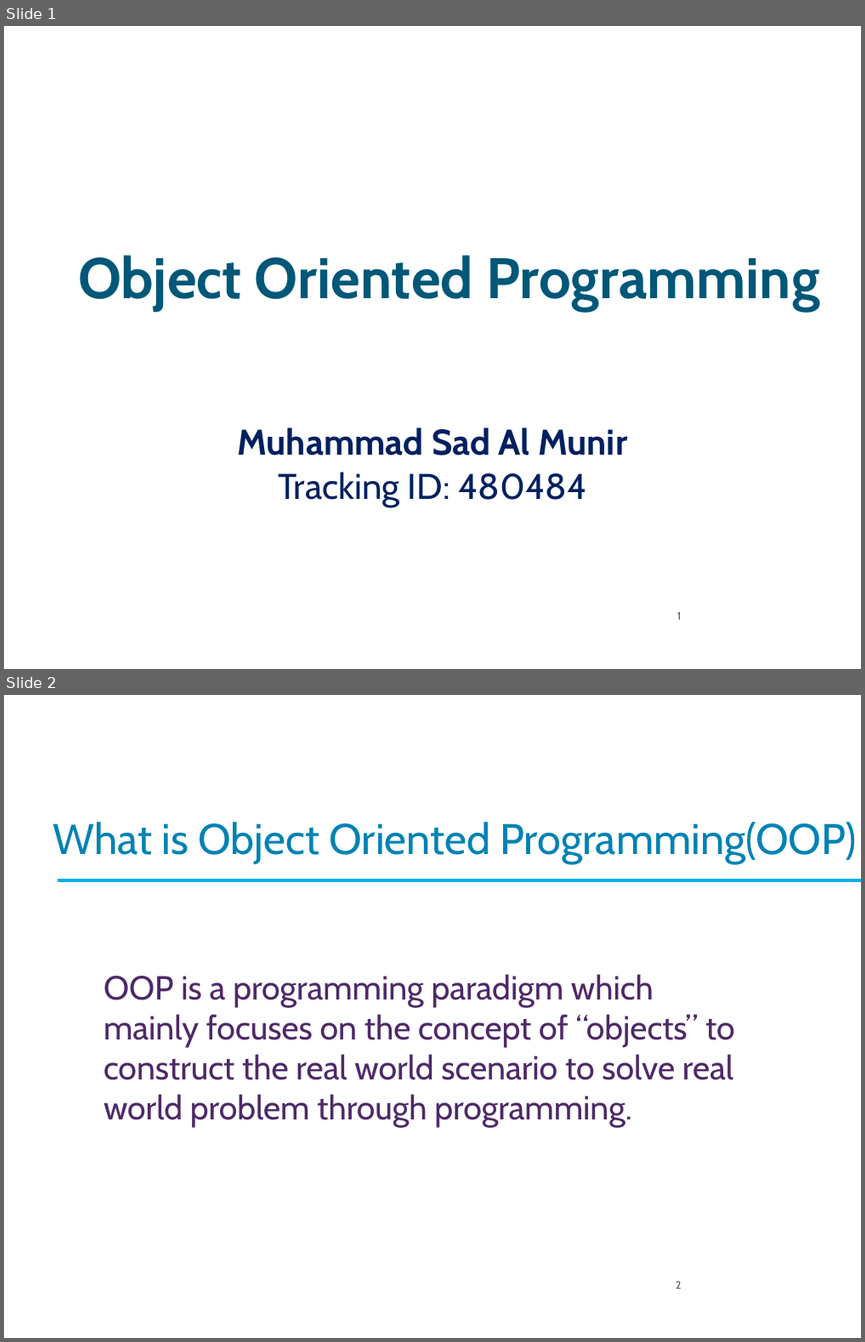
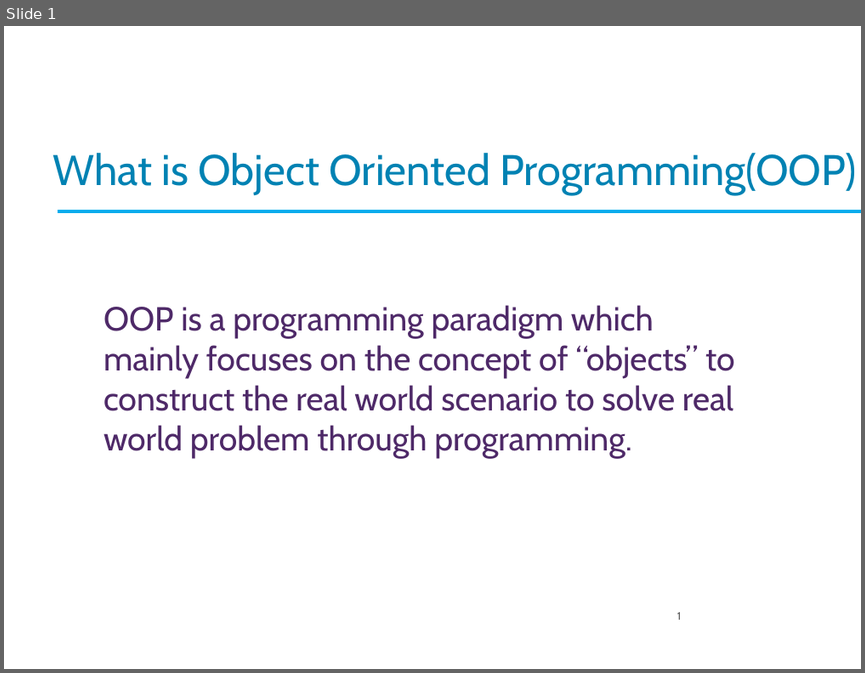
Before and after one commit to Imran4424/C-Plus-Plus-Object-Oriented, a slide deck: OOP.pptx. Shown one above the other, each under a label of ours: slides 1 and 2 before the commit, slide 1 after it. The pictures are 865x1342 and 865x673 pixels, drawn with LibreOffice and Linux fonts; fonts in the diff are those of the drawing; background and template pictures are left out. Boxes give left, top, right and bottom in pixels: in the first picture for what was removed or moved away, otherwise in the second. Text is boxed around its words. In the diff, an @@ line names an element or a change of style, - is before the commit and + after.

Commit message:
string

```diff
--- a/OOP.pptx
+++ b/OOP.pptx
@@ slide 1 removed at [4,26,861,669], background picture (left out) @@
@@ title removed at [78,255,820,311] @@
-Object Oriented Programming
@@ subtitle removed at [237,427,627,507] @@
-Muhammad Sad Al Munir
-Tracking ID: 480484
@@ page number removed at [677,612,681,619] @@
-1
@@ what was slide 2 is now slide 1 @@
@@ page number at [677,612,681,619]: text changed @@
-2
+1
```
